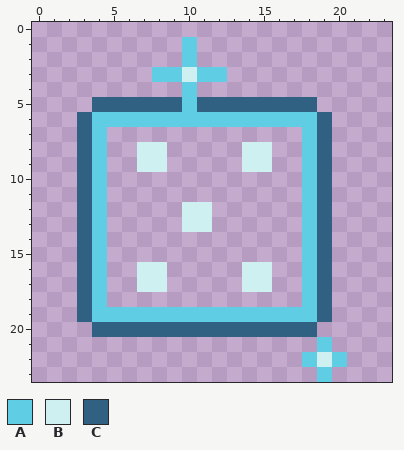
Edited in one commit: pixel-art file (Assets/Textures/Enemies/IntentIndicator/holo_loader_info.aseprite). Above is the file before it was changed.
24x24 pixels, 1 frame.
Palette (. is transparent): A #5fcde4  B #cef0f1  C #306082
Pixels before, first column x 3:
 1 .......A..........
 2 .......A..........
 3 .....AABAA........
 4 .......A..........
 5 .CCCCCCACCCCCCCC..
 6 CAAAAAAAAAAAAAAAC.
 7 CA.............AC.
 8 CA..BB.....BB..AC.
 9 CA..BB.....BB..AC.
10 CA.............AC.
11 CA.............AC.
12 CA.....BB......AC.
13 CA.....BB......AC.
14 CA.............AC.
15 CA.............AC.
16 CA..BB.....BB..AC.
17 CA..BB.....BB..AC.
18 CA.............AC.
19 CAAAAAAAAAAAAAAAC.
20 .CCCCCCCCCCCCCCC..
21 ................A.
22 ...............ABA
23 ................A.
The result:
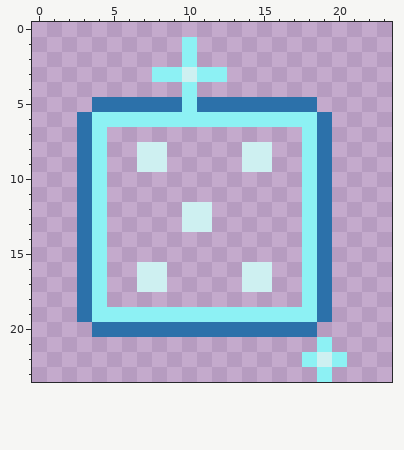
From old to new:
colour A: #5fcde4 -> #8df1f4
colour C: #306082 -> #2c71aa
